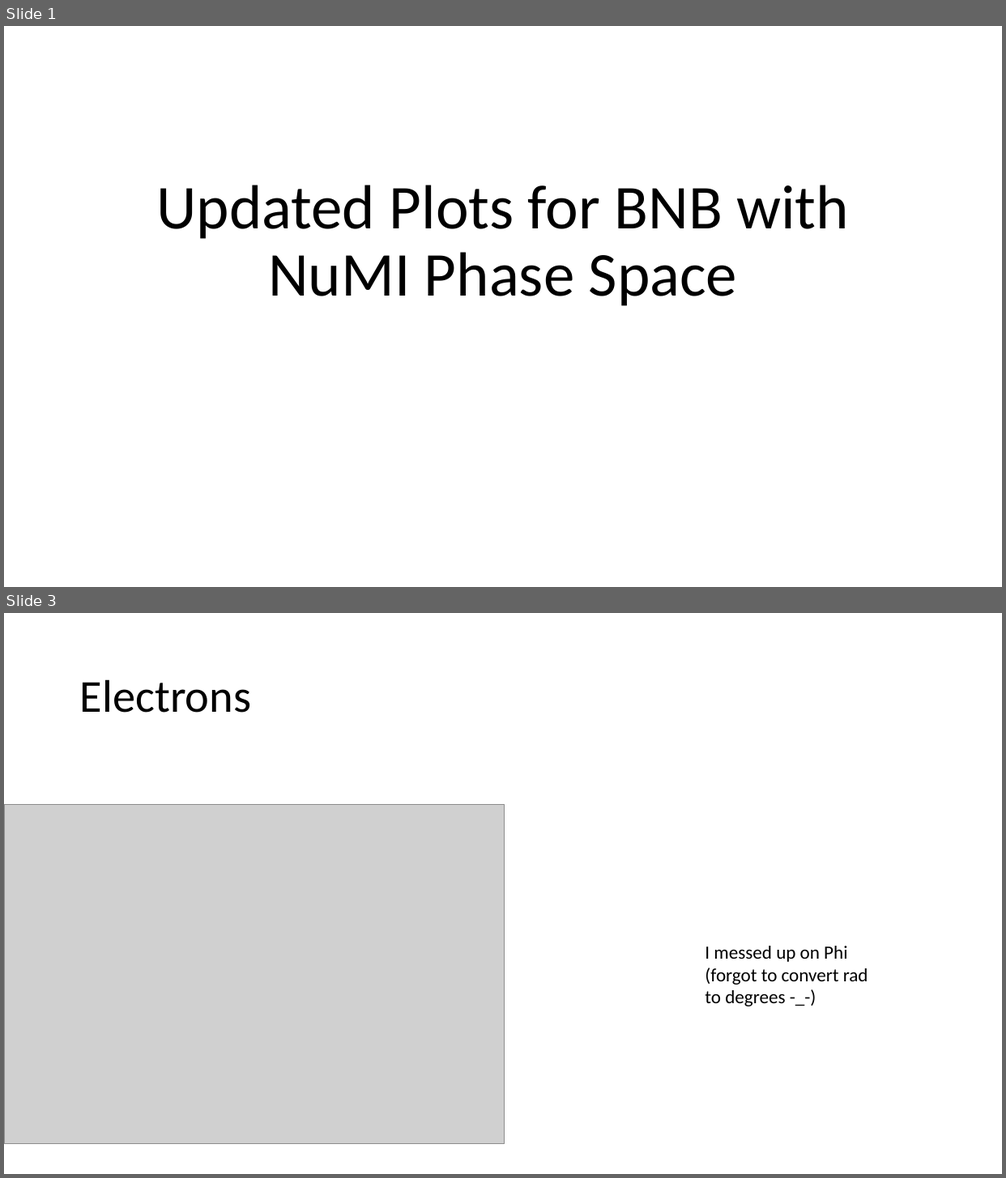
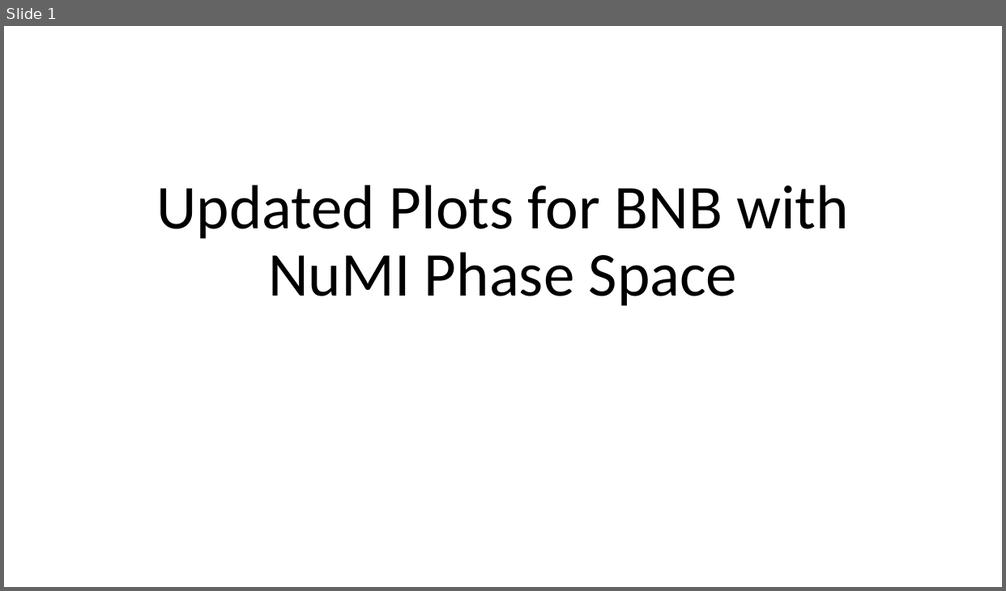
Before and after one commit to kvjmistry/NueKinematics, a slide deck: plots/Updated Phase Space Plots.pptx. Shown one above the other, each under a label of ours: slides 1 and 3 before the commit, slide 1 after it; the slides between them are not shown. The pictures are 1006x1178 and 1006x591 pixels, drawn with LibreOffice and Linux fonts; fonts in the diff are those of the drawing; grey boxes stand for pictures. Boxes give left, top, right and bottom in pixels: in the first picture for what was removed or moved away, otherwise in the second. Text is boxed around its words. In the diff, an @@ line names an element or a change of style, - is before the commit and + after.

```diff
--- a/plots/Updated Phase Space Plots.pptx
+++ b/plots/Updated Phase Space Plots.pptx
@@ slide 3 removed at [4,613,1002,1174], background #FFFFFF @@
@@ title removed at [80,679,251,713] @@
-Electrons
@@ picture removed at [4,805,504,1144] @@
@@ text removed at [705,946,868,1007] @@
-I messed up on Phi (forgot to convert rad to degrees -_-)
```
Also in this commit, not shown: 2 slides added, 1 other slide removed, 3 other files.
